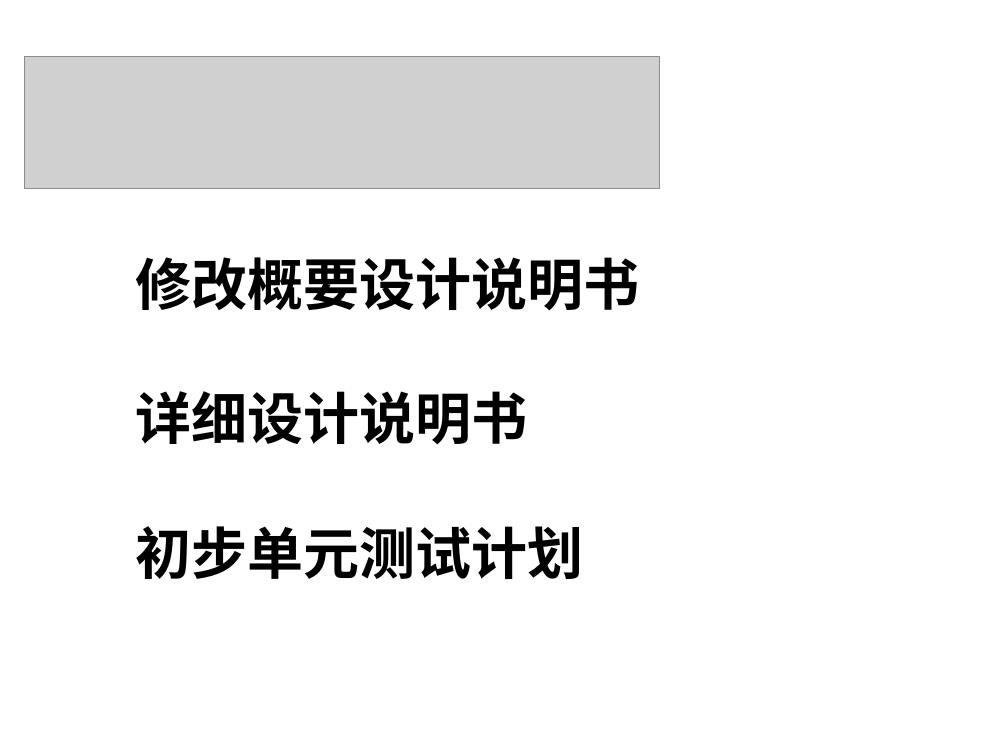
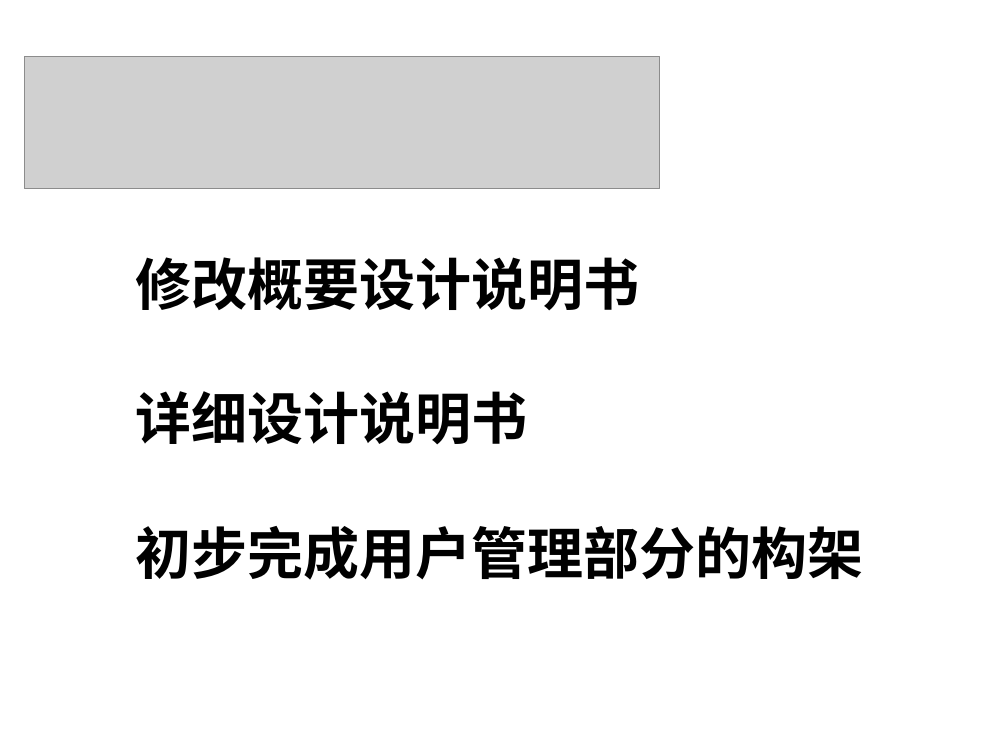
Before and after one commit to yaxing/sherry-forus, a slide deck: slide 2 of 项目相关文档/Sherry/项目监控/项目进展报告/项目报告_2009-11-19_Forus.ppt. Drawn at 1008x756 pixels with LibreOffice and Linux fonts; fonts in the diff are those of the drawing; grey boxes stand for pictures; background and template pictures are left out. Boxes give left, top, right and bottom in pixels: in the first picture for what was removed or moved away, otherwise in the second. Text is boxed around its words. In the diff, an @@ line names an element or a change of style, - is before the commit and + after.

```diff
--- a/项目相关文档/Sherry/项目监控/项目进展报告/项目报告_2009-11-19_Forus.ppt
+++ b/项目相关文档/Sherry/项目监控/项目进展报告/项目报告_2009-11-19_Forus.ppt
@@ text at bbox=[136, 526, 863, 580]: text changed @@
-初步单元测试计划
+初步完成用户管理部分的构架
```
Also in this commit, not shown: 1 other slide changed.
